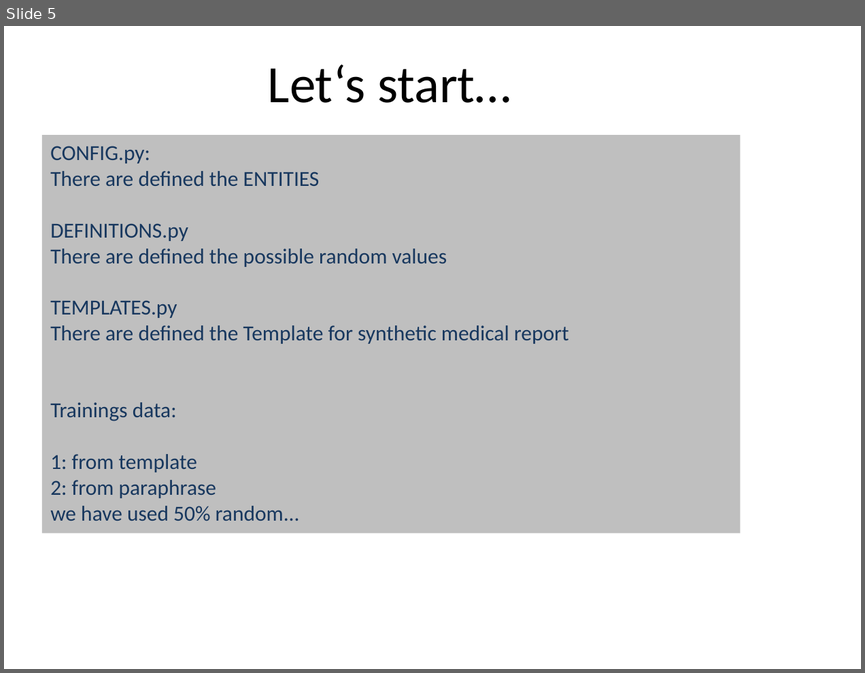
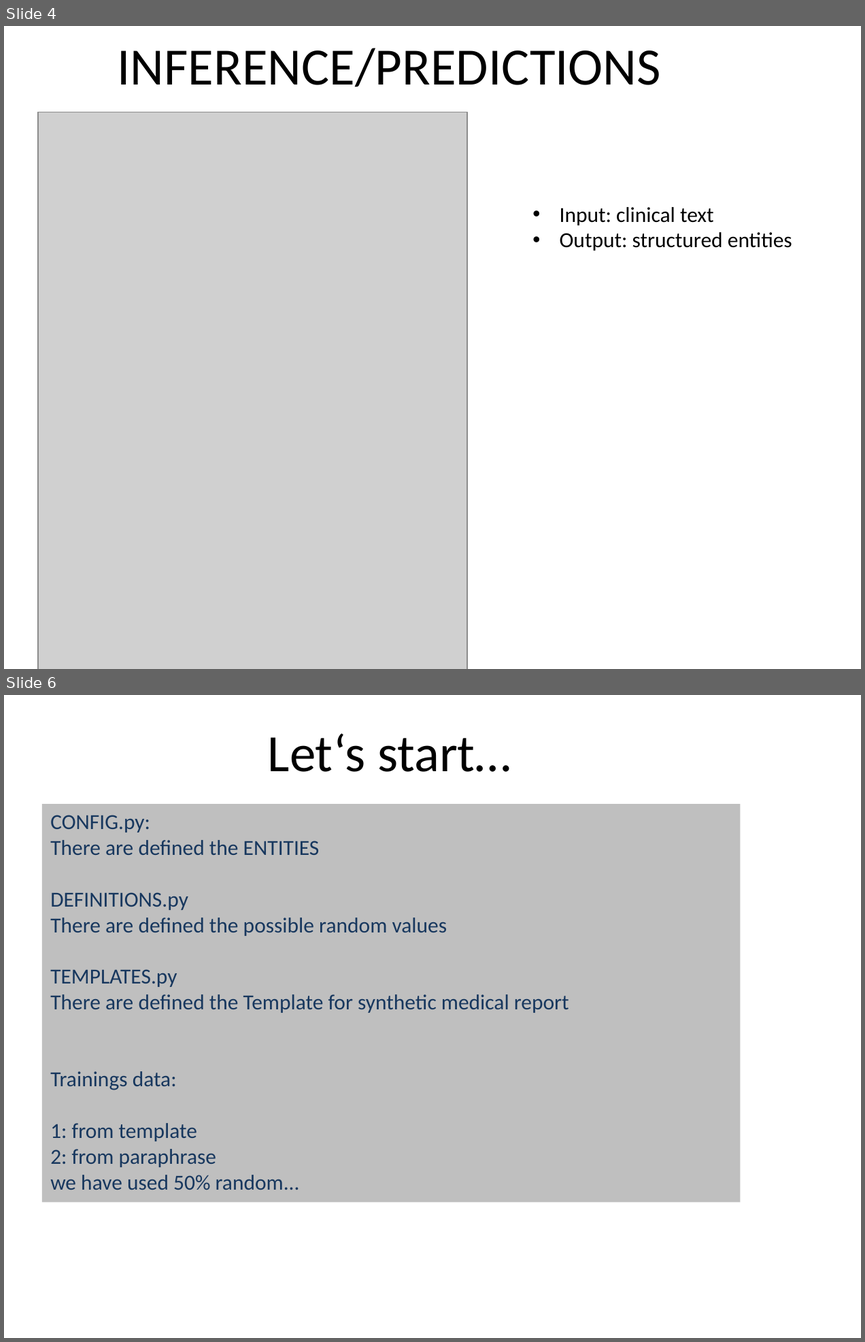
Before and after one commit to rtdicomexplorer/medical_ner_classification, a slide deck: documents/visual_abstract_NER.pptx. Shown one above the other, each under a label of ours: slide 5 before the commit, slides 4 and 6 after it; the slides between them are not shown. The pictures are 865x673 and 865x1342 pixels, drawn with LibreOffice and Linux fonts; fonts in the diff are those of the drawing; grey boxes stand for pictures. Boxes give left, top, right and bottom in pixels: in the first picture for what was removed or moved away, otherwise in the second. Text is boxed around its words. In the diff, an @@ line names an element or a change of style, - is before the commit and + after.

```diff
--- a/documents/visual_abstract_NER.pptx
+++ b/documents/visual_abstract_NER.pptx
@@ slide 4 added at bbox=[4, 26, 861, 669], background #FFFFFF @@
@@ title added at bbox=[118, 48, 661, 87], 44 pt, text #000000 @@
+INFERENCE/PREDICTIONS
@@ picture added at bbox=[38, 112, 468, 669] @@
@@ text added at bbox=[560, 207, 792, 250], 18 pt, text #000000 @@
+• Input: clinical text
+• Output: structured entities
@@ what was slide 5 is now slide 6 @@
```
Also in this commit, not shown: 4 slides changed, 1 other slide added, 1 slide removed, 3 other files.
